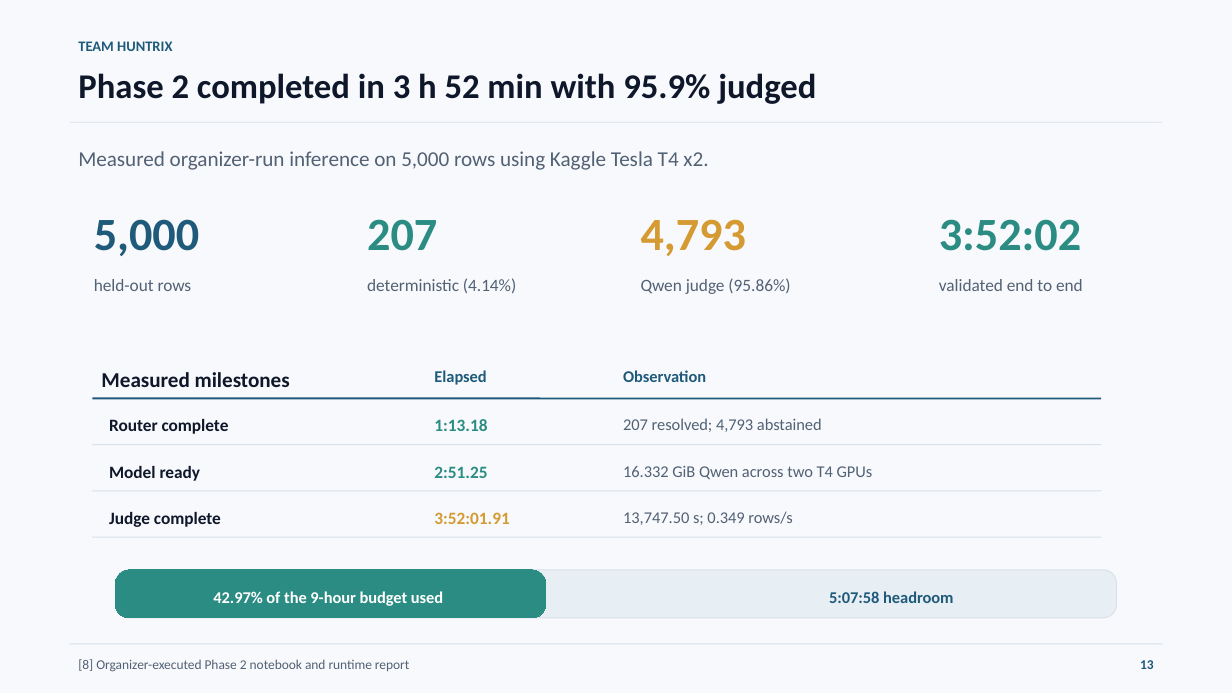
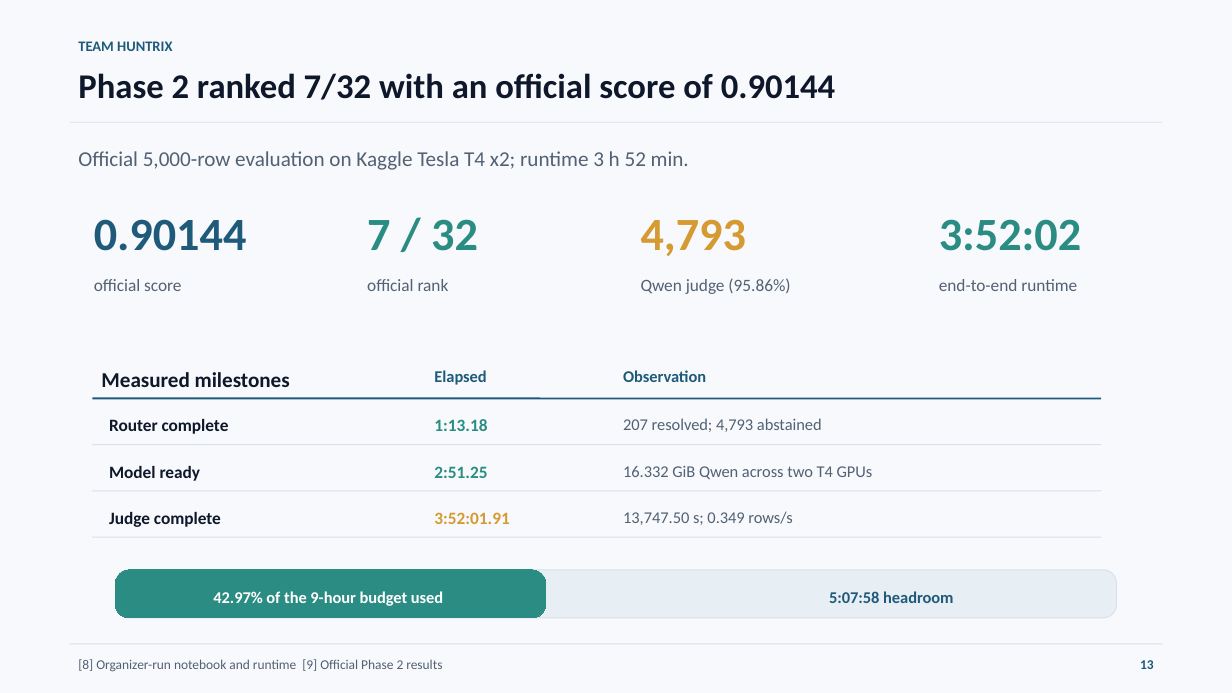
Before and after one commit to Seyamalam/bengali-hallucination-v91-submission, a slide deck: slide 13 of presentation/Huntrix_Final_Presentation_20_Slides.pptx. Drawn at 1232x693 pixels with LibreOffice and Linux fonts; fonts in the diff are those of the drawing. Boxes give left, top, right and bottom in pixels: in the first picture for what was removed or moved away, otherwise in the second. Text is boxed around its words. In the diff, an @@ line names an element or a change of style, - is before the commit and + after.

Commit message:
add official Phase 2 result to report and presentation

```diff
--- a/presentation/Huntrix_Final_Presentation_20_Slides.pptx
+++ b/presentation/Huntrix_Final_Presentation_20_Slides.pptx
@@ text at (78,73,836,100): text changed @@
-Phase 2 completed in 3 h 52 min with 95.9% judged
+Phase 2 ranked 7/32 with an official score of 0.90144
@@ text at (78,151,689,170): text changed @@
-Measured organizer-run inference on 5,000 rows using Kaggle Tesla T4 x2.
+Official 5,000-row evaluation on Kaggle Tesla T4 x2; runtime 3 h 52 min.
@@ text at (94,219,247,251): text changed @@
-5,000
+0.90144
@@ text at (367,219,478,251): text changed @@
-207
+7 / 32
@@ text at (94,279,181,291): text changed @@
-held-out rows
+official score
@@ text at (367,279,449,291): text changed @@
-deterministic (4.14%)
+official rank
@@ text at (939,279,1077,291): text changed @@
-validated end to end
+end-to-end runtime
@@ text at (78,659,442,672): text changed @@
-[8] Organizer-executed Phase 2 notebook and runtime report
+[8] Organizer-run notebook and runtime [9] Official Phase 2 results
```
Also in this commit, not shown: 4 other slides changed, 11 other files.
